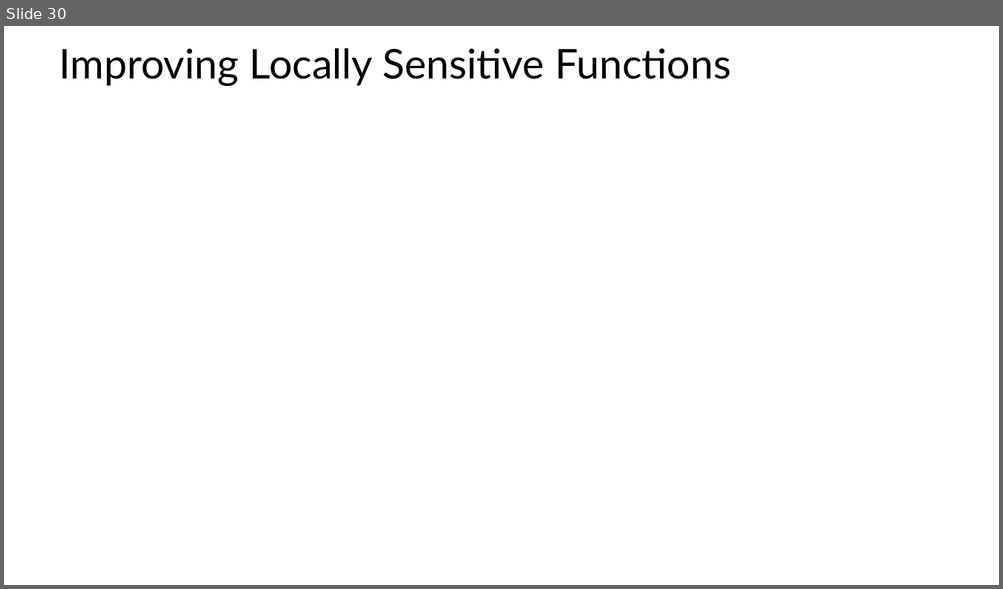
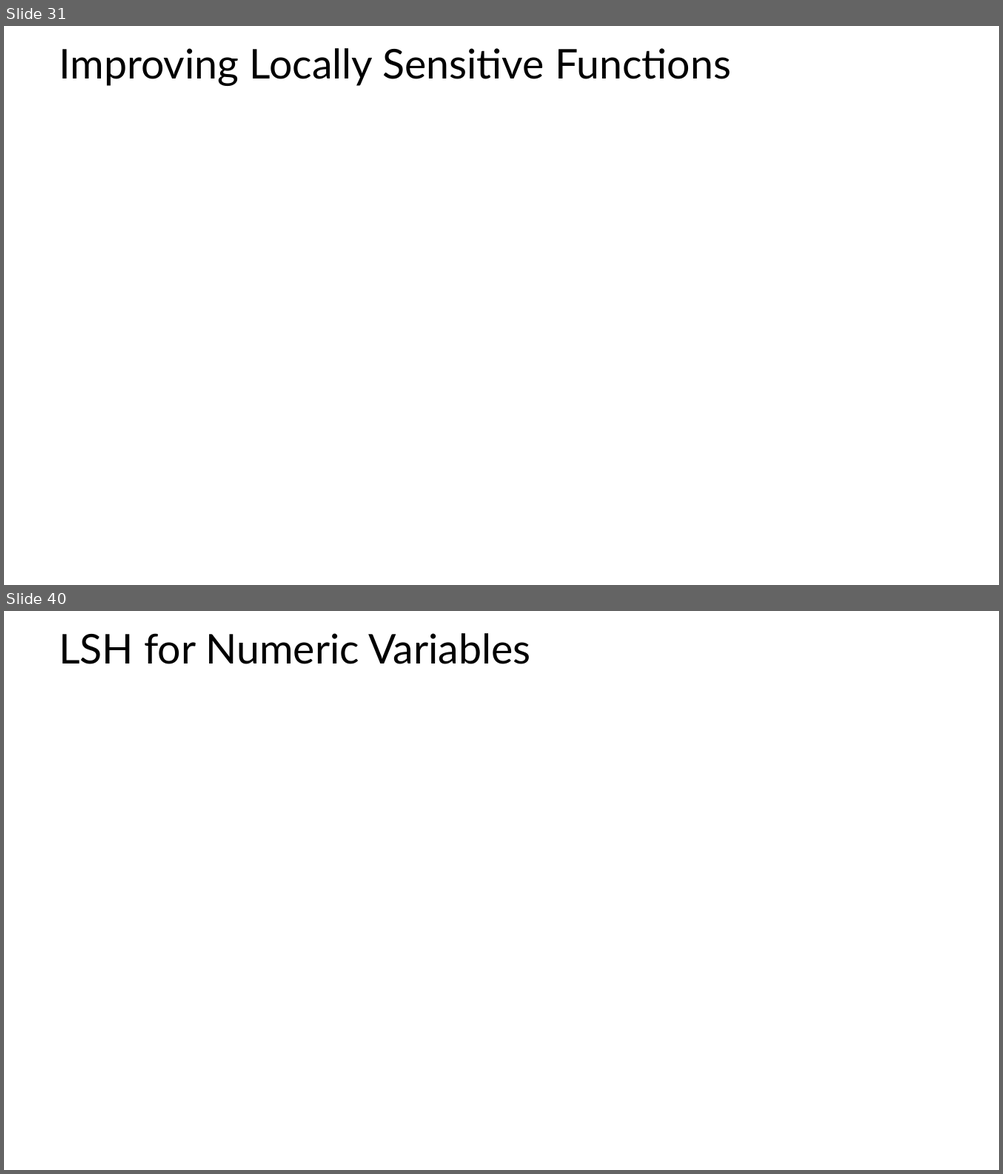
Before and after one commit to StephenElston/CSCI-E-108, a slide deck: slides/4_DistanceAndSimilarityMeasures_Part2.pptx. Shown one above the other, each under a label of ours: slide 30 before the commit, slides 31 and 40 after it; the slides between them are not shown. The pictures are 1003x589 and 1003x1174 pixels, drawn with LibreOffice and Linux fonts; fonts in the diff are those of the drawing; grey boxes stand for pictures. Boxes give left, top, right and bottom in pixels: in the first picture for what was removed or moved away, otherwise in the second. Text is boxed around its words. In the diff, an @@ line names an element or a change of style, - is before the commit and + after.

```diff
--- a/slides/4_DistanceAndSimilarityMeasures_Part2.pptx
+++ b/slides/4_DistanceAndSimilarityMeasures_Part2.pptx
@@ slide 40 added at bbox=[4, 611, 999, 1170], background #FFFFFF @@
@@ title added at bbox=[59, 633, 530, 664], 39.6 pt, text #000000 @@
+LSH for Numeric Variables
@@ what was slide 30 is now slide 31 @@
```
Also in this commit, not shown: 3 slides changed, 9 other slides added.
